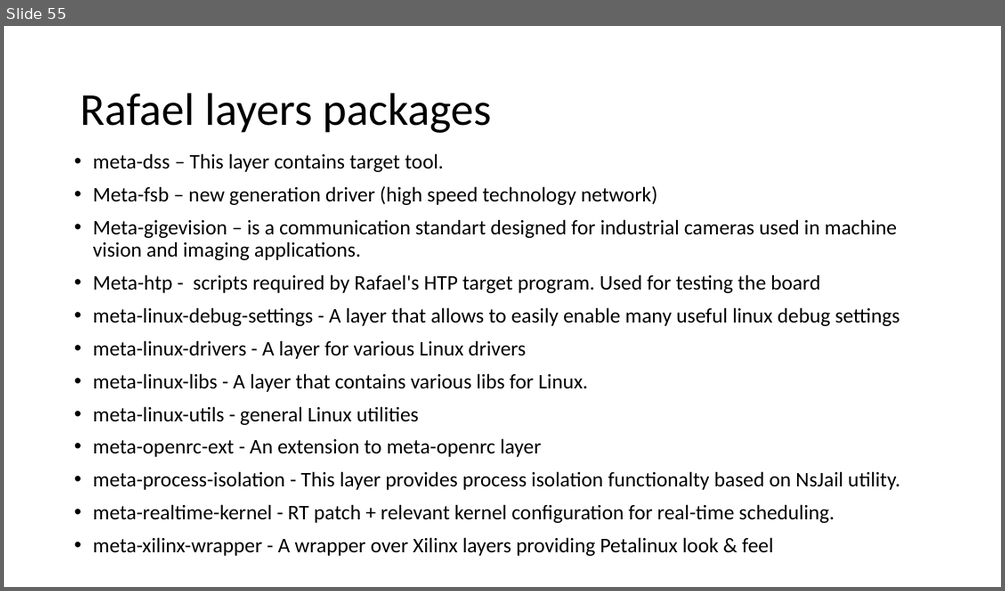
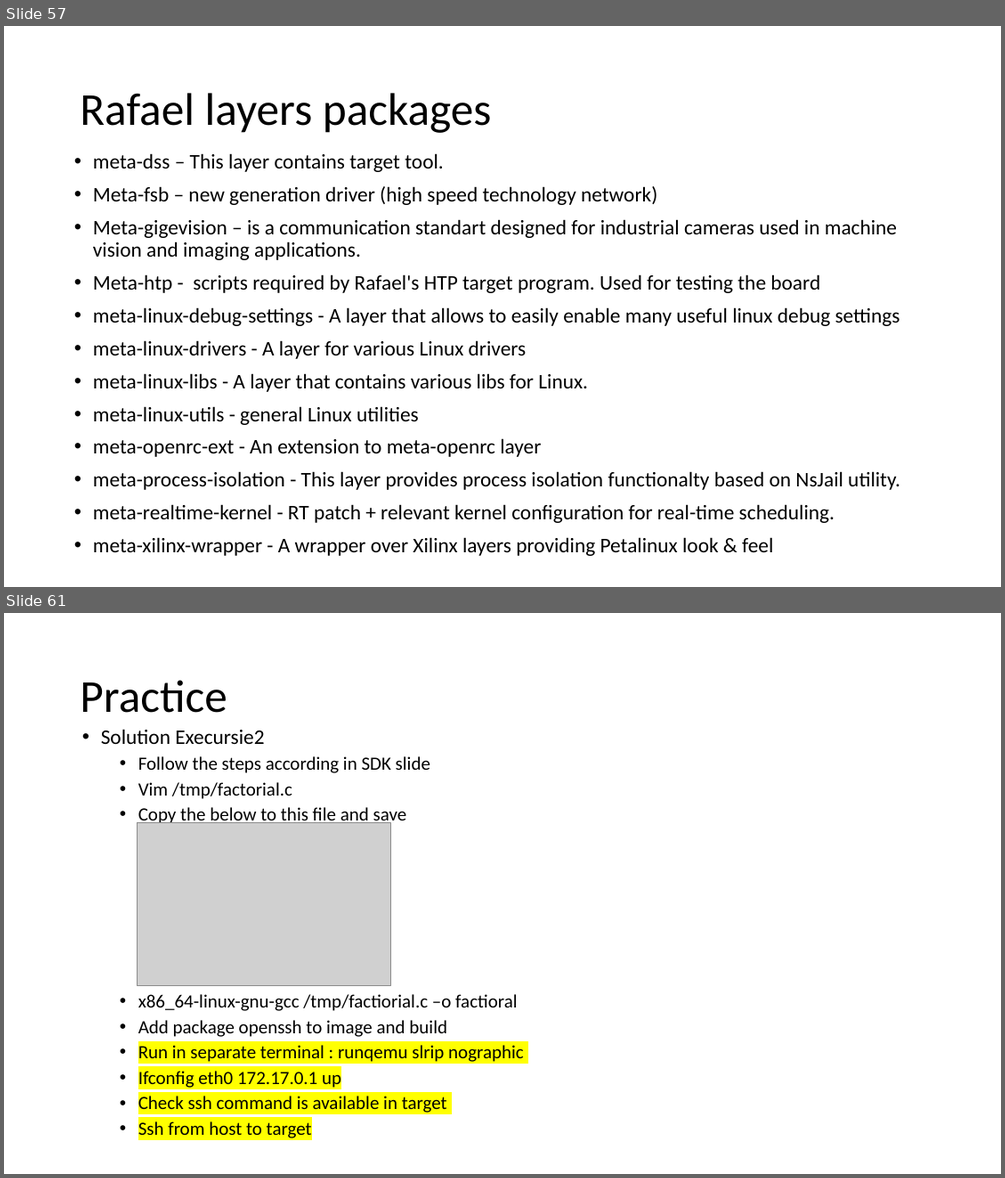
Before and after one commit to yaronda2/YoctoCourse, a slide deck: Yocto Practice_Release.pptx. Shown one above the other, each under a label of ours: slide 55 before the commit, slides 57 and 61 after it; the slides between them are not shown. The pictures are 1005x591 and 1005x1178 pixels, drawn with LibreOffice and Linux fonts; fonts in the diff are those of the drawing; grey boxes stand for pictures. Boxes give left, top, right and bottom in pixels: in the first picture for what was removed or moved away, otherwise in the second. Text is boxed around its words. In the diff, an @@ line names an element or a change of style, - is before the commit and + after.

```diff
--- a/Yocto Practice_Release.pptx
+++ b/Yocto Practice_Release.pptx
@@ slide 61 added at box(4, 613, 1001, 1174), background #FFFFFF @@
@@ title added at box(80, 680, 226, 713), 44 pt, text #000000 @@
+Practice
@@ text added at box(101, 729, 524, 1138), 18 pt, text #000000 @@
+• Solution Execursie2
+  • Follow the steps according in SDK slide
+  • Vim /tmp/factorial.c
+  • Copy the below to this file and save
+  • x86_64-linux-gnu-gcc /tmp/factiorial.c –o factioral
+  • Add package openssh to image and build
+  • Run in separate terminal : runqemu slrip nographic
+  • Ifconfig eth0 172.17.0.1 up
+  • Check ssh command is available in target
+  • Ssh from host to target
@@ picture added at box(138, 822, 390, 985) @@
@@ what was slide 55 is now slide 57 @@
```
Also in this commit, not shown: 3 slides changed, 12 other slides added.
